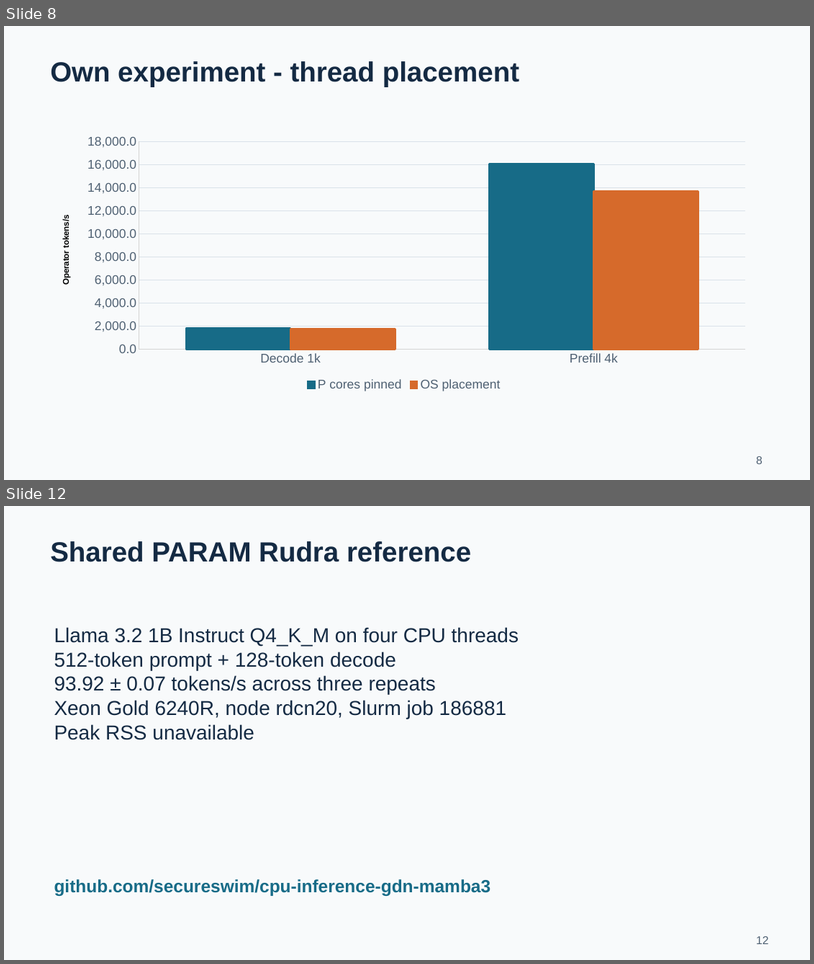
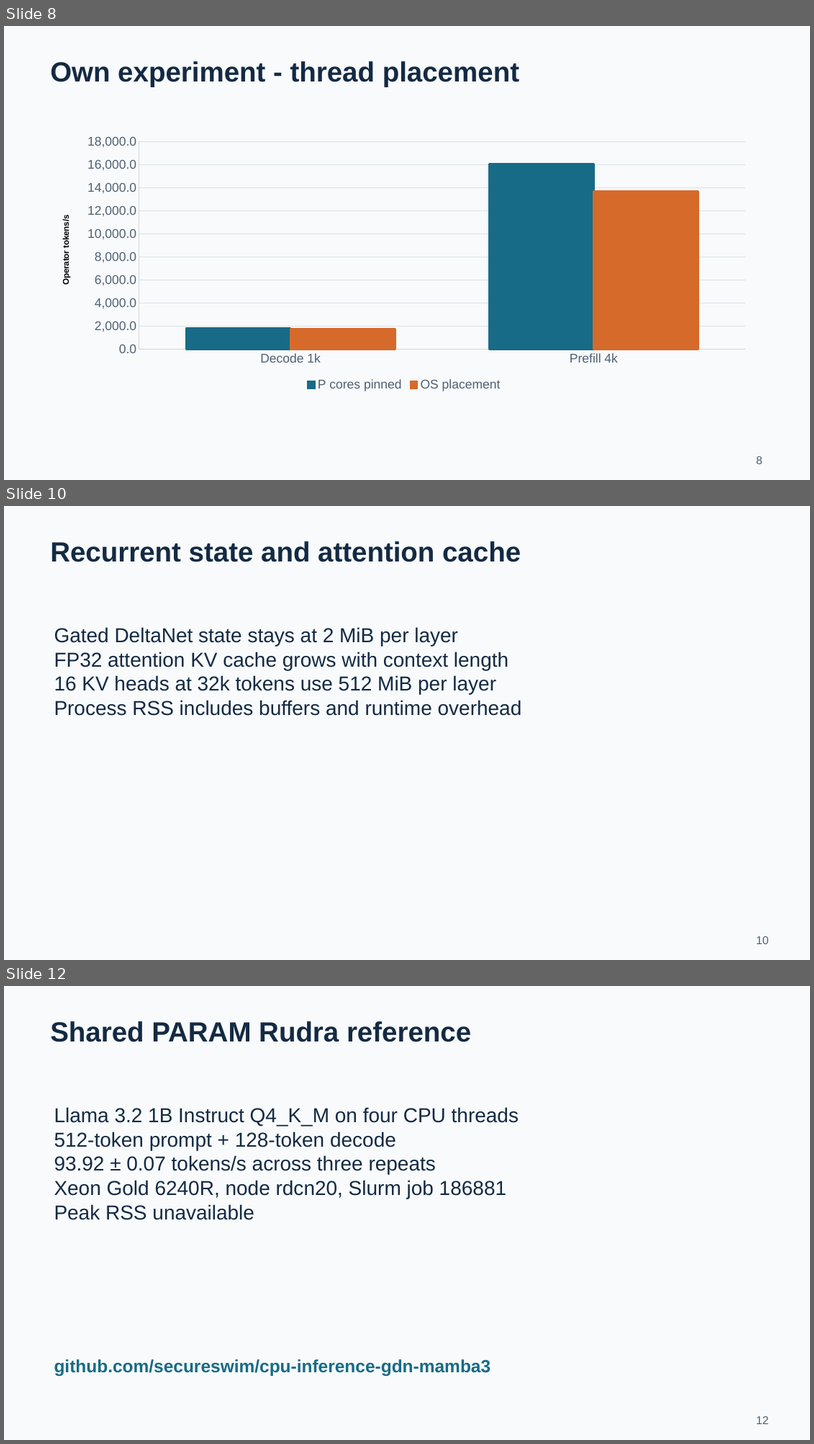
Before and after one commit to secureswim/cpu-inference-gdn, a slide deck: output/Project_1_Presentation.pptx. Shown one above the other, each under a label of ours: slides 8 and 12 before the commit, slides 8, 10 and 12 after it; the slides between them are not shown. The pictures are 814x964 and 814x1444 pixels, drawn with LibreOffice and Linux fonts; fonts in the diff are those of the drawing. Boxes give left, top, right and bottom in pixels: in the first picture for what was removed or moved away, otherwise in the second. Text is boxed around its words. In the diff, an @@ line names an element or a change of style, - is before the commit and + after.

```diff
--- a/output/Project_1_Presentation.pptx
+++ b/output/Project_1_Presentation.pptx
@@ slide 10 added at [4, 506, 810, 960], background #F8FAFB @@
@@ text added at [50, 541, 521, 562], 33 pt, text #142A43, bold @@
+Recurrent state and attention cache
@@ text added at [54, 627, 522, 716], 24 pt, text #142A43 @@
+Gated DeltaNet state stays at 2 MiB per layer
+FP32 attention KV cache grows with context length
+16 KV heads at 32k tokens use 512 MiB per layer
+Process RSS includes buffers and runtime overhead
@@ text added at [756, 936, 769, 944], 13.5 pt, text #4E6072 @@
+10
```
Also in this commit, not shown: 1 slide changed, 2 other slides added, 3 slides removed, 40 other files.
